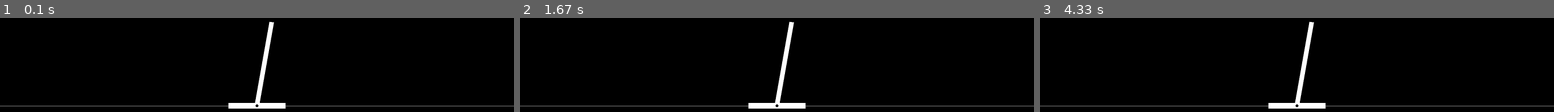
Above: before the commit, frames 1-3 (left to right).
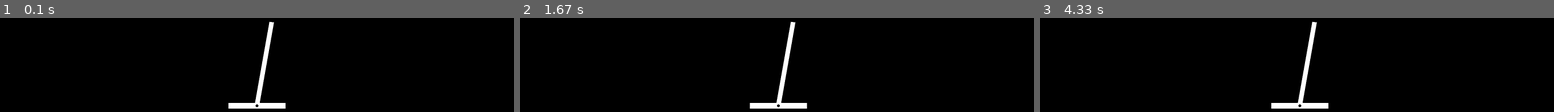
Above: after the commit, the same moments.

Repository: antosjakub/gamiq
Game: pygame game, started from vis.py
The game is run twice, just before and just after one commit, with the same random seed, the same clock (stepped at 60 frames per second) and the same inputs.
Inputs:
- Up to frame 1 (0.1 s): no input
- Up to frame 2 (1.67 s): hold Right 0.33-0.8 s; hold Right 0.83-1.3 s; hold Left from 1.33 s (still down)
- Up to frame 3 (4.33 s): release Left at 1.87 s; hold Left 1.9-2.3 s; hold Right 2.33-2.97 s; hold Left 3-3.47 s; hold Right 3.5-3.97 s; hold Right from 4 s (still down)

The runs differ from the first frame. In frame 1, 0.5% of the frame differs, in the area x 0-100%, y 93-94%; in frame 2, 1.2%; in frame 3, 1.7%, in the area x 0-100%, y 3-97%.

Commit message:
moving cart

Diff:
--- a/vis.py
+++ b/vis.py
@@ -21,7 +21,6 @@
 
 # Set up the game window
 window = pygame.display.set_mode((SCREEN_W, SCREEN_H))
-window.fill(NIGGA)
 pygame.display.set_caption("Cartpole")
 
 
@@ -35,39 +34,45 @@
 cartpole_arm_h = 15
 cartpole_init_arm_angle = 10
 
+x = 0
+
 # Game loop
 running = True
 while running:
     for event in pygame.event.get():
         if event.type == pygame.QUIT:
             running = False
-    # cartpole base
+        elif event.type == pygame.KEYDOWN:
+            if event.key == pygame.K_RIGHT:
+                x += 5
+            if event.key == pygame.K_LEFT:
+                x -= 5
+
+    # GRAPHICS
+    pygame.display.flip()
+    window.fill(NIGGA)
+    # -- cartpole base
     pygame.draw.rect(window, WHITE, [
-        SCREEN_W//2 - cartpole_w//2,
+        SCREEN_W//2 - cartpole_w//2 + x,
         SCREEN_H//2 - cartpole_h//2 + ground_h_offset,
         cartpole_w,
         cartpole_h
     ], 0)
-    # cartpole arm
+    # -- cartpole arm
     arm_pnts = [
-        #Vector2(cartpole_arm_w//2*i, cartpole_arm_h//2*j)
         Vector2(cartpole_arm_w*i, cartpole_arm_h*j)
-        #for i,j in [[1,1], [1,-1], [-1,-1], [-1,1]]
-        #for i,j in [[1,1], [1,0], [0,0], [0,1]]
         for i,j in [[1,1/2], [1,-1/2], [0,-1/2], [0,1/2]]
     ]
     arm_coords = [
-        Vector2(SCREEN_W//2, SCREEN_H//2 + ground_h_offset) +
+        Vector2(SCREEN_W//2 + x, SCREEN_H//2 + ground_h_offset) +
         p.rotate(-90+cartpole_init_arm_angle) for p in arm_pnts
     ]
     pygame.draw.polygon(window, WHITE, arm_coords, 0)
-    # cartpole center
+    # -- cartpole center
     pygame.draw.circle(window, NIGGA, [
-        SCREEN_W//2,
+        SCREEN_W//2 + x,
         SCREEN_H//2 + ground_h_offset
     ], 5, 0)
-
-
 
     pygame.display.update()
 
